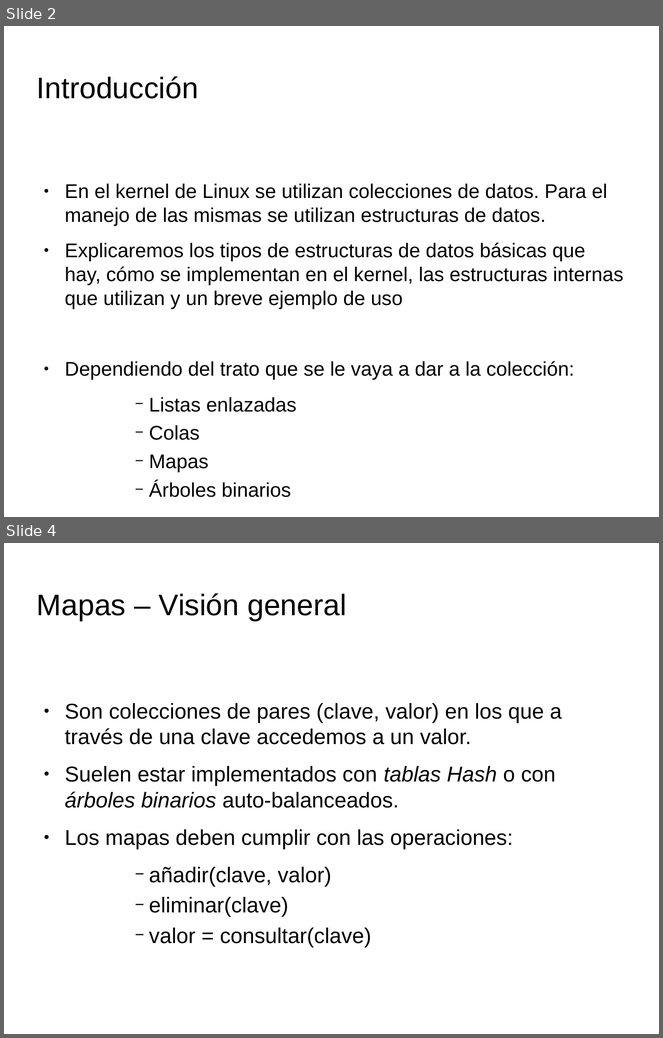
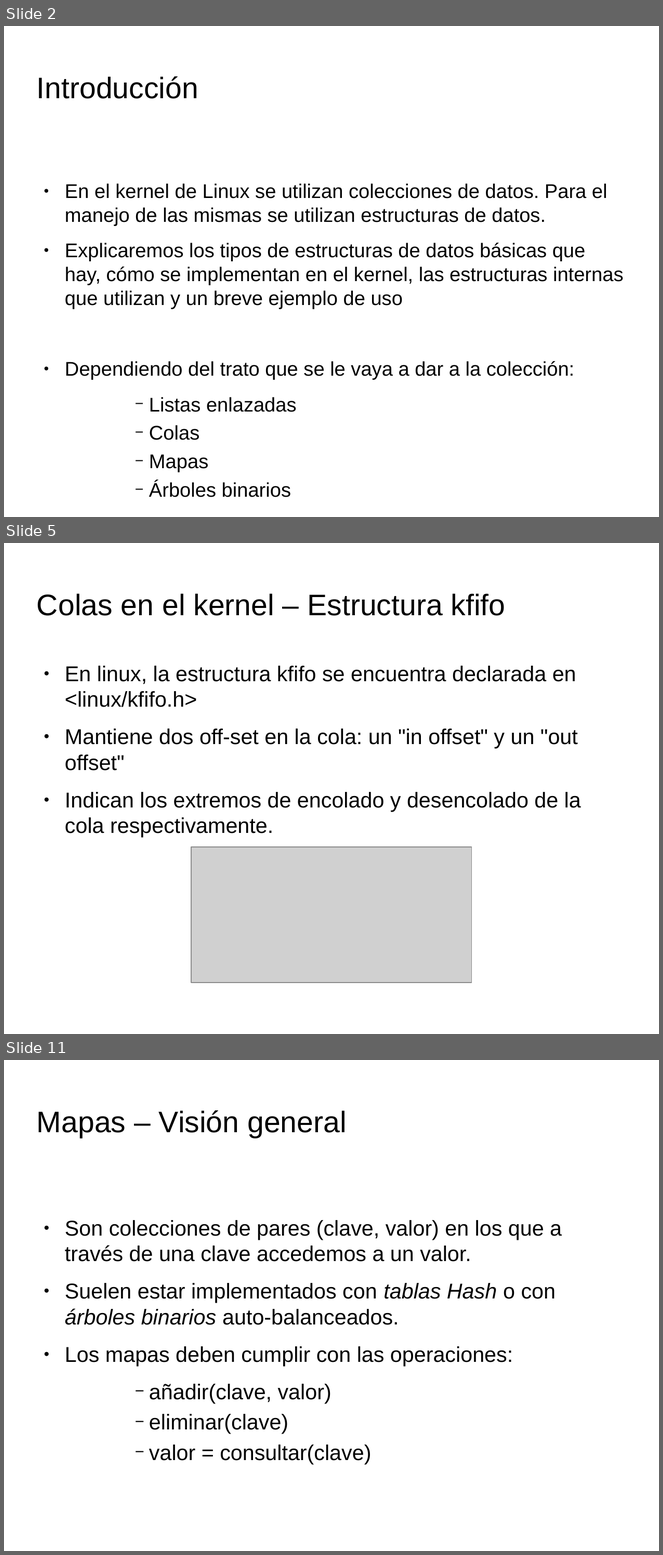
Before and after one commit to tombe85/lin, a slide deck: presentacion/EstructurasDeDatosKernelMigVersion.odp. Shown one above the other, each under a label of ours: slides 2 and 4 before the commit, slides 2, 5 and 11 after it; the slides between them are not shown. The pictures are 663x1038 and 663x1555 pixels, drawn with LibreOffice and Linux fonts; fonts in the diff are those of the drawing; grey boxes stand for pictures; background and template pictures are left out. Boxes give left, top, right and bottom in pixels: in the first picture for what was removed or moved away, otherwise in the second. Text is boxed around its words. In the diff, an @@ line names an element or a change of style, - is before the commit and + after.

Commit message:
Presentacion: añadidas diapos sobre colas en MiguelVersion

```diff
--- a/presentacion/EstructurasDeDatosKernelMigVersion.odp
+++ b/presentacion/EstructurasDeDatosKernelMigVersion.odp
@@ slide 5 added at <box>4,543,659,1034</box>, background picture (left out) @@
@@ title added at <box>37,593,506,616</box>, 36 pt, text #000000 @@
+Colas en el kernel – Estructura kfifo
@@ text added at <box>65,666,581,837</box>, 26 pt, text #000000 @@
+● En linux, la estructura kfifo se encuentra declarada en <linux/kfifo.h>
+● Mantiene dos off-set en la cola: un "in offset" y un "out offset"
+● Indican los extremos de encolado y desencolado de la cola respectivamente.
@@ picture added at <box>191,847,472,983</box> @@
@@ what was slide 4 is now slide 11 @@
```
Also in this commit, not shown: 1 slide changed, 7 other slides added, 1 slide removed, 1 other file.
